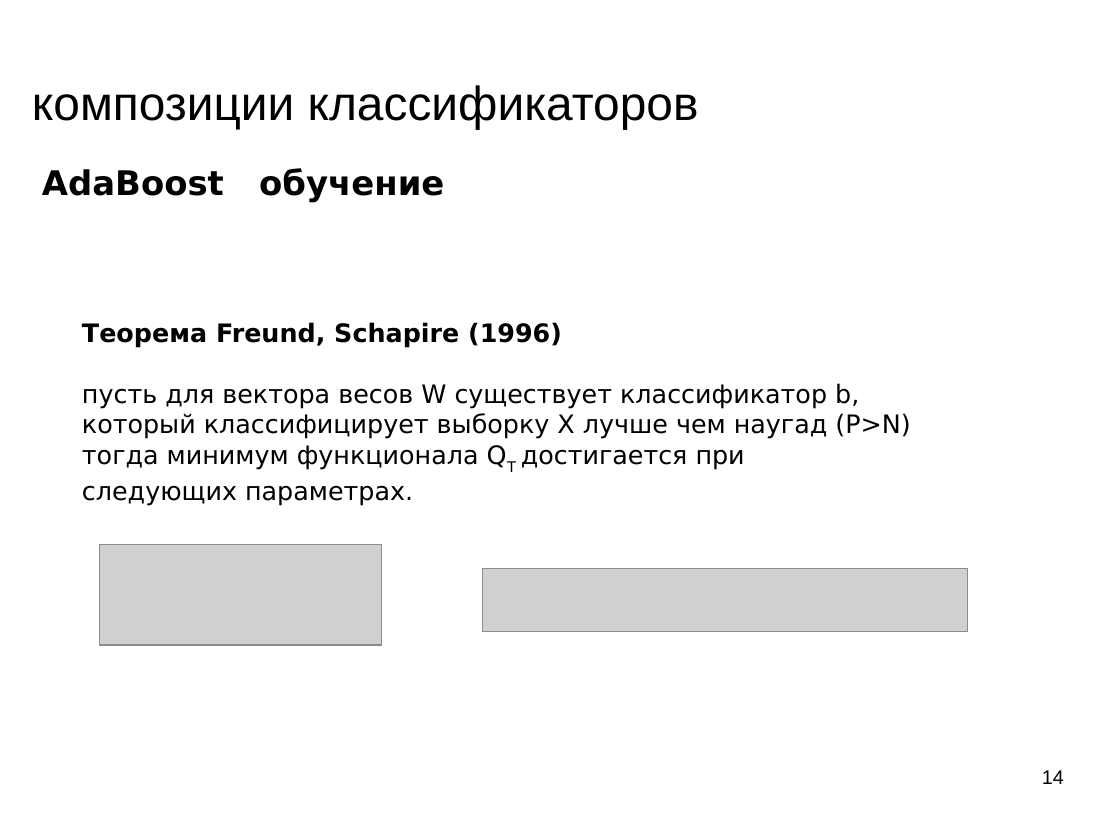
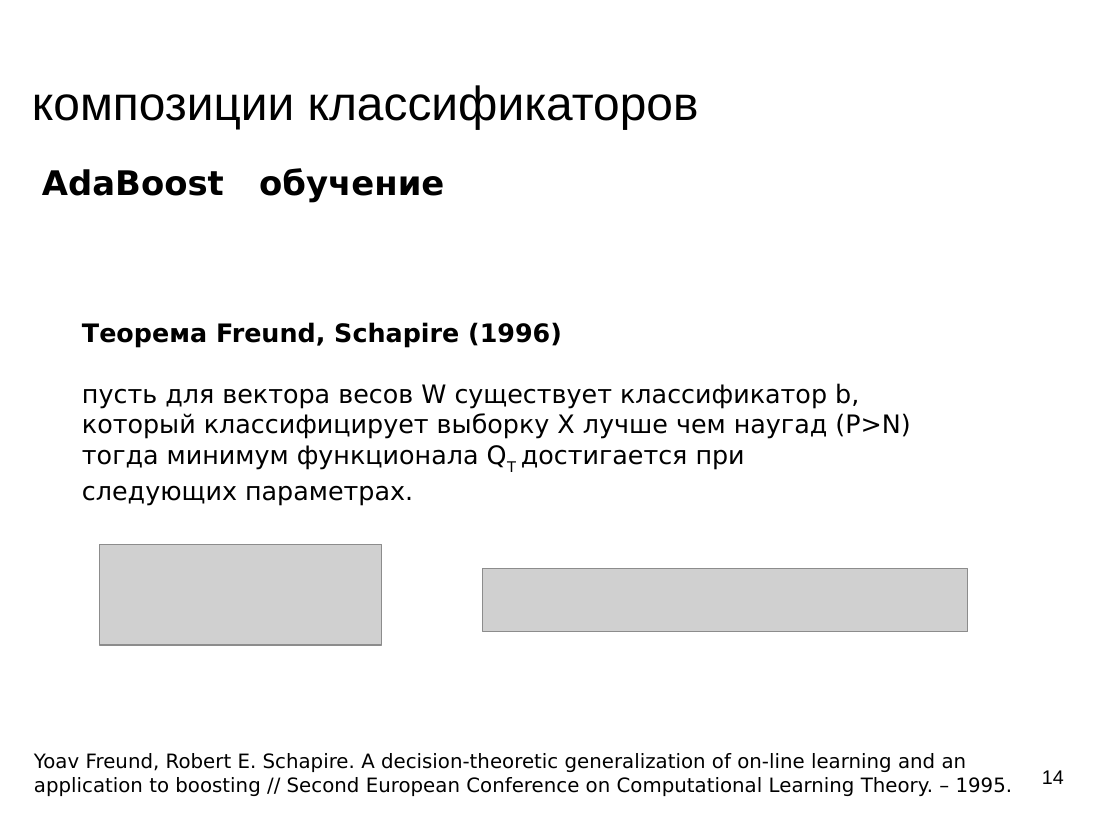
Before and after one commit to mechanoid5/ml_lectorium_legacy, a slide deck: slide 14 of 11-boost.odp. Drawn at 1120x840 pixels with LibreOffice and Linux fonts; fonts in the diff are those of the drawing; grey boxes stand for pictures; background and template pictures are left out. Boxes give left, top, right and bottom in pixels: in the first picture for what was removed or moved away, otherwise in the second. Text is boxed around its words. In the diff, an @@ line names an element or a change of style, - is before the commit and + after.

```diff
--- a/11-boost.odp
+++ b/11-boost.odp
@@ text added at <box>34,753,1013,796</box>, 14 pt, text #000000 @@
+Yoav Freund, Robert E. Schapire. A decision-theoretic generalization of on-line learning and an application to boosting // Second European Conference on Computational Learning Theory. – 1995.
```
